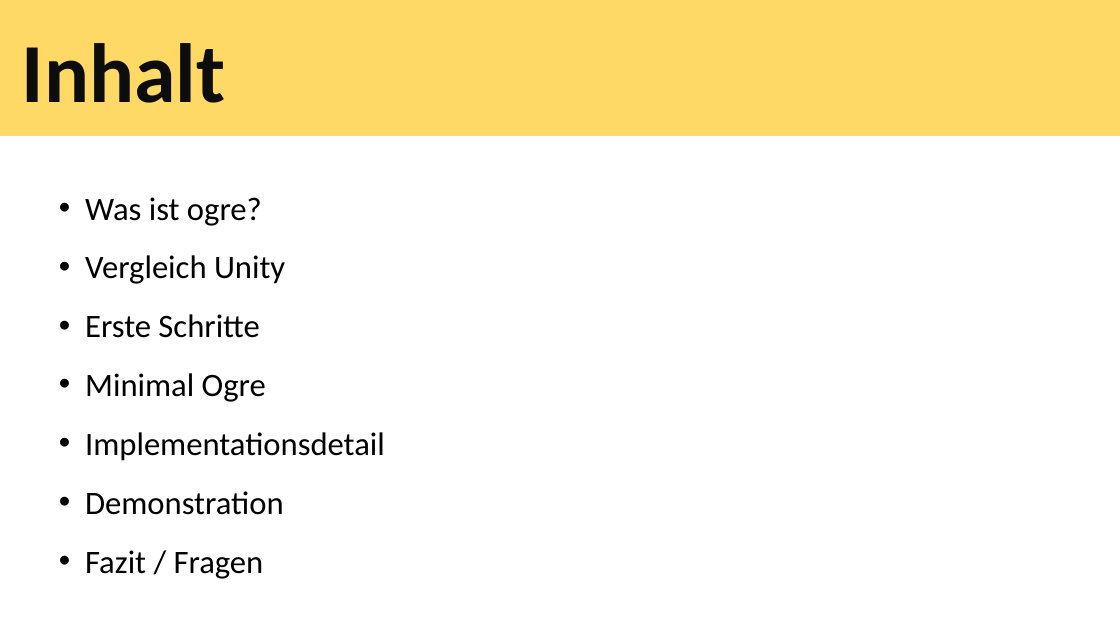
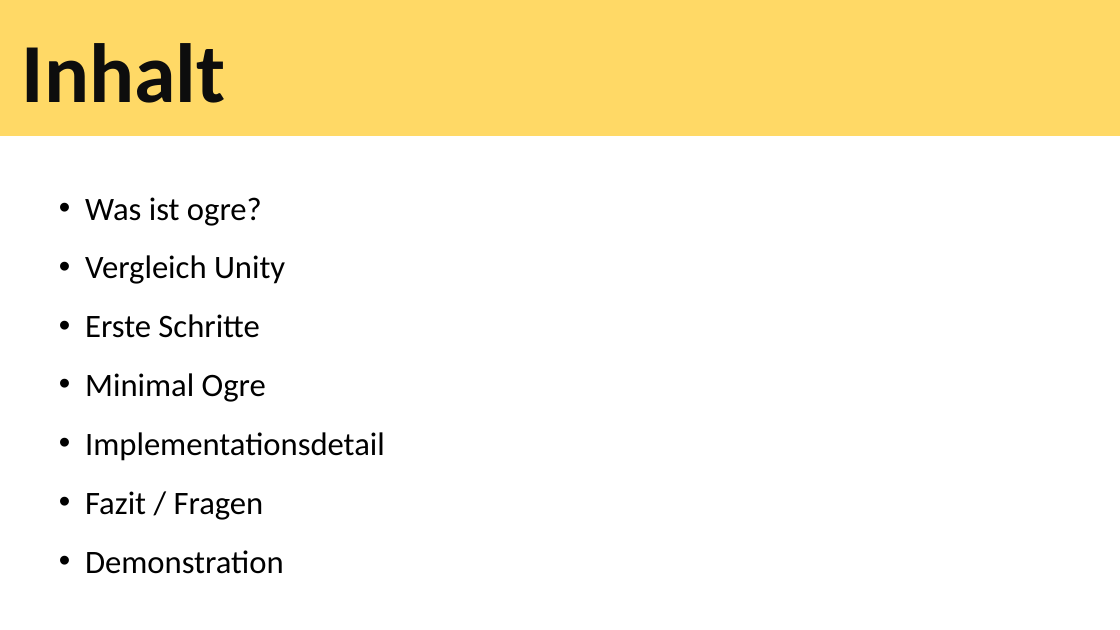
Before and after one commit to tscheims1/ogre, a slide deck: slide 2 of ogrepresentation.pptx. Drawn at 1120x630 pixels with LibreOffice and Linux fonts; fonts in the diff are those of the drawing. Boxes give left, top, right and bottom in pixels: in the first picture for what was removed or moved away, otherwise in the second. Text is boxed around its words. In the diff, an @@ line names an element or a change of style, - is before the commit and + after.

```diff
--- a/ogrepresentation.pptx
+++ b/ogrepresentation.pptx
@@ text at [85,491,264,520]: paragraph added @@
+• Fazit / Fragen
@@ text at [85,550,264,579]: paragraph removed @@
-• Fazit / Fragen
```
Also in this commit, not shown: 6 other slides changed.
